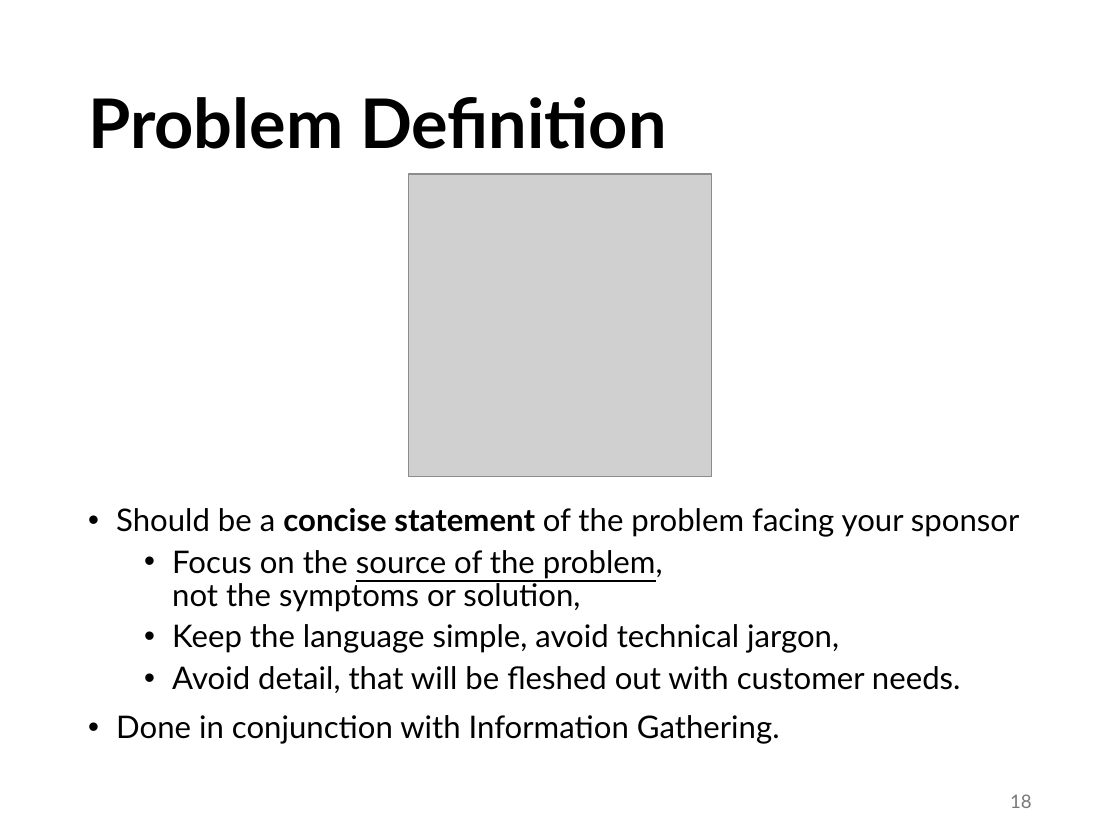
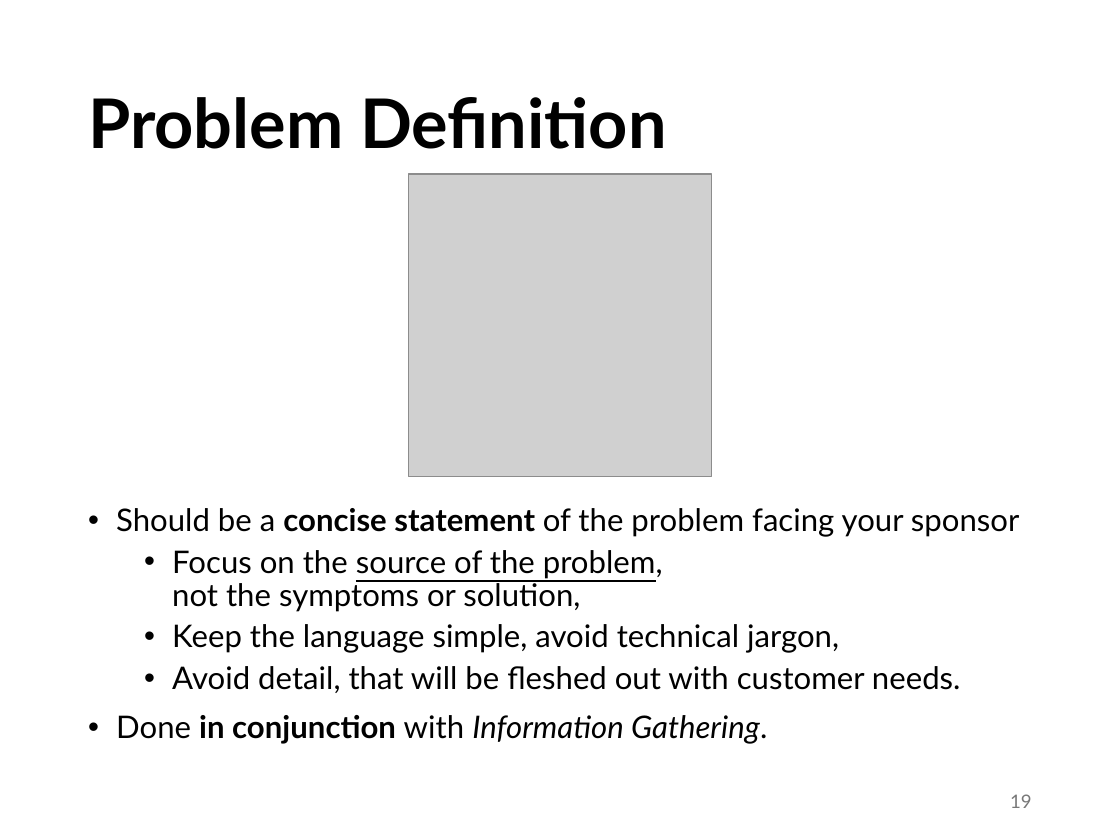
Before and after one commit to abuabara/abuabara.github.io, a slide deck: slide 19 of DAEN460S26/week3.pptx (slide 18 before the commit). Drawn at 1120x840 pixels with LibreOffice and Linux fonts; fonts in the diff are those of the drawing; grey boxes stand for pictures. Boxes give left, top, right and bottom in pixels: in the first picture for what was removed or moved away, otherwise in the second. Text is boxed around its words. In the diff, an @@ line names an element or a change of style, - is before the commit and + after.

```diff
--- a/DAEN460S26/week3.pptx
+++ b/DAEN460S26/week3.pptx
@@ text at (116, 715, 767, 744): bold on in "in conjunction"; italic on in "Information Gathering." @@
@@ page number at (1010, 794, 1032, 808): text changed @@
-18
+19
```
Also in this commit, not shown: 8 other slides changed, 1 slide added, 2 other files.
